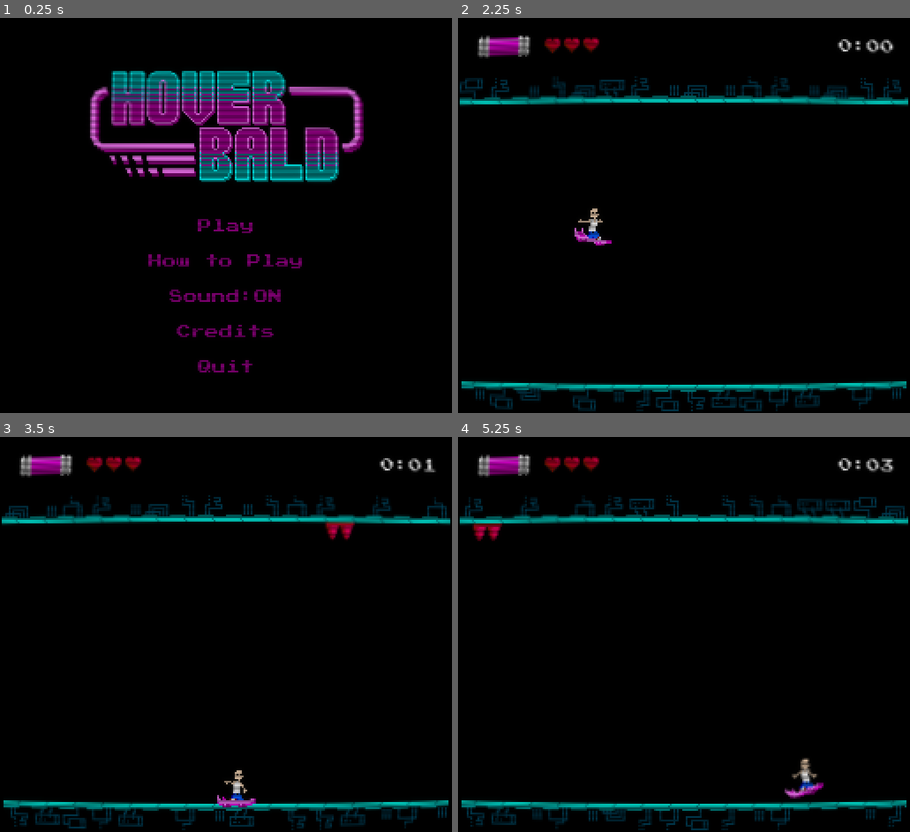
Above: before the commit, frames 1-4 (two rows, left to right).
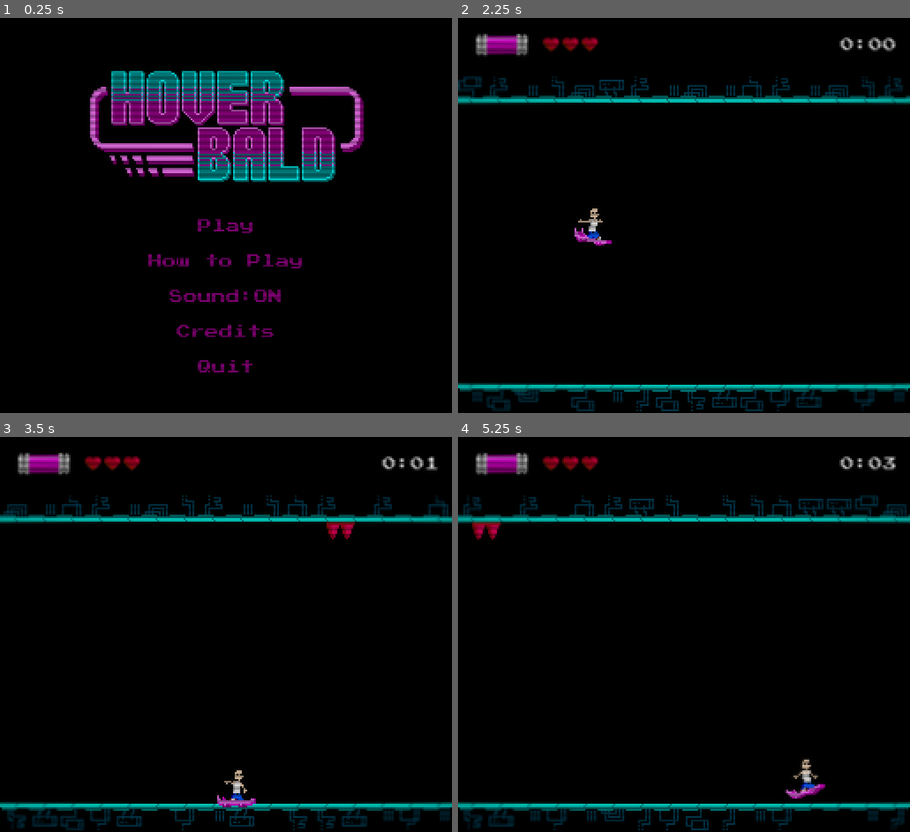
Above: after the commit, the same moments.

Repository: kernel00ps/Hoverbald
Game: Godot game, scene res://scenes/main_menu.tscn
Same seed, same stepped clock (60 frames per second), same inputs: the game is played once before the commit and once after it. Sound files missing from this copy of the repository are replaced by a short silence.
Inputs:
- Up to frame 1 (0.25 s): no input
- Up to frame 2 (2.25 s): click "Sound:ON" at 0.5 s; click "Sound:OFF" at 1.25 s; click "Play" at 2 s
- Up to frame 3 (3.5 s): hold D (RIGHT) from 2.78 s (still down)
- Up to frame 4 (5.25 s): release D (RIGHT) at 3.53 s; hold S (DOWN) 3.53-4.28 s; hold D (RIGHT) 4.28-5.03 s; hold Space (UP) from 5.03 s (still down)

The runs differ from the first frame. In frame 1, 3.5% of the frame differs, in the area x 19-81%, y 13-42%; in frame 2, 4.4%; in frame 3, 4.4%; in frame 4, 4.8%, in the area x 0-100%, y 4-100%.

Commit message:
logo cleanup, fuel reset

Diff:
--- a/data/crt.gdshader
+++ b/data/crt.gdshader
@@ -3,7 +3,7 @@
 
 uniform sampler2D screen_texture: hint_screen_texture, filter_linear_mipmap;
 
-const float curvature = 7.0;
+const float curvature = 14.0;
 const float viewport_width = 256.0;
 const float vignette_multiplier = 0.0;
 
--- a/scenes/main_menu.tscn
+++ b/scenes/main_menu.tscn
@@ -1,9 +1,10 @@
-[gd_scene load_steps=9 format=3 uid="uid://ct3blvin6gqt0"]
+[gd_scene load_steps=10 format=3 uid="uid://ct3blvin6gqt0"]
 
 [ext_resource type="Texture2D" uid="uid://cmgymkudetfv" path="res://assets/sprites/logo_160x64.png" id="1_1lyvp"]
 [ext_resource type="Script" path="res://scripts/main_menu.gd" id="1_qc4hd"]
 [ext_resource type="Texture2D" uid="uid://d26by6jwxpnd4" path="res://assets/backgrounds/background_black.png" id="1_xqkqr"]
 [ext_resource type="FontFile" uid="uid://cgb7cxf605ki7" path="res://assets/other/font_pressstart2p.ttf" id="2_rfisl"]
+[ext_resource type="Texture2D" uid="uid://cim2t7jt10epr" path="res://assets/sprites/logo_2_160x64.png" id="4_etng7"]
 [ext_resource type="Script" path="res://scripts/sound_button.gd" id="5_0wirc"]
 [ext_resource type="PackedScene" uid="uid://dnkgvrhct02v3" path="res://scenes/crt.tscn" id="6_uijvc"]
 [ext_resource type="AudioStream" uid="uid://12gtxwh847g3" path="res://assets/sound/sound_pickup_fule.wav" id="7_oycya"]
@@ -24,9 +25,14 @@
 texture = ExtResource("1_xqkqr")
 
 [node name="logo" type="Sprite2D" parent="."]
+visible = false
 texture_filter = 1
 position = Vector2(128, 62)
 texture = ExtResource("1_1lyvp")
+
+[node name="logo2" type="Sprite2D" parent="."]
+position = Vector2(128, 62)
+texture = ExtResource("4_etng7")
 
 [node name="VBoxContainer" type="VBoxContainer" parent="."]
 layout_mode = 1
@@ -123,10 +129,10 @@
 anchor_top = 0.23
 anchor_right = 0.301
 anchor_bottom = 0.23
-offset_left = -22.056
-offset_top = -9.52
-offset_right = 123.944
-offset_bottom = 19.48
+offset_left = -23.056
+offset_top = -8.52
+offset_right = 122.944
+offset_bottom = 20.48
 
 [node name="AudioStreamPlayer_pickup" type="AudioStreamPlayer" parent="."]
 stream = ExtResource("7_oycya")
--- a/scripts/game_over.gd
+++ b/scripts/game_over.gd
@@ -8,6 +8,7 @@
 	get_tree().paused = false
 	get_tree().reload_current_scene()
 	Globals.current_hp = Globals.MAX_HP
+	Globals.current_fuel = Globals.MAX_FUEL
 
 func game_over() -> void:
 	get_tree().paused = true
Binary file added: assets/sprites/logo_2_160x64.png
Not shown, added: assets/sprites/logo_2_160x64.png.import
Not shown, removed: assets/sprites/bar_energy_empty_1x8.png~
Not shown, removed: assets/sprites/bar_energy_full_1x8.png~
Not shown, removed: assets/sprites/game_over_2_96x64.png~
Not shown, removed: assets/sprites/hearts_empty_23x6.png~
Not shown, removed: assets/sprites/hearts_full_23x6.png~
Not shown, removed: assets/sprites/hearts_full_32x8.png~
Not shown, removed: assets/sprites/hearts_shape_overlay_23x6.png~
